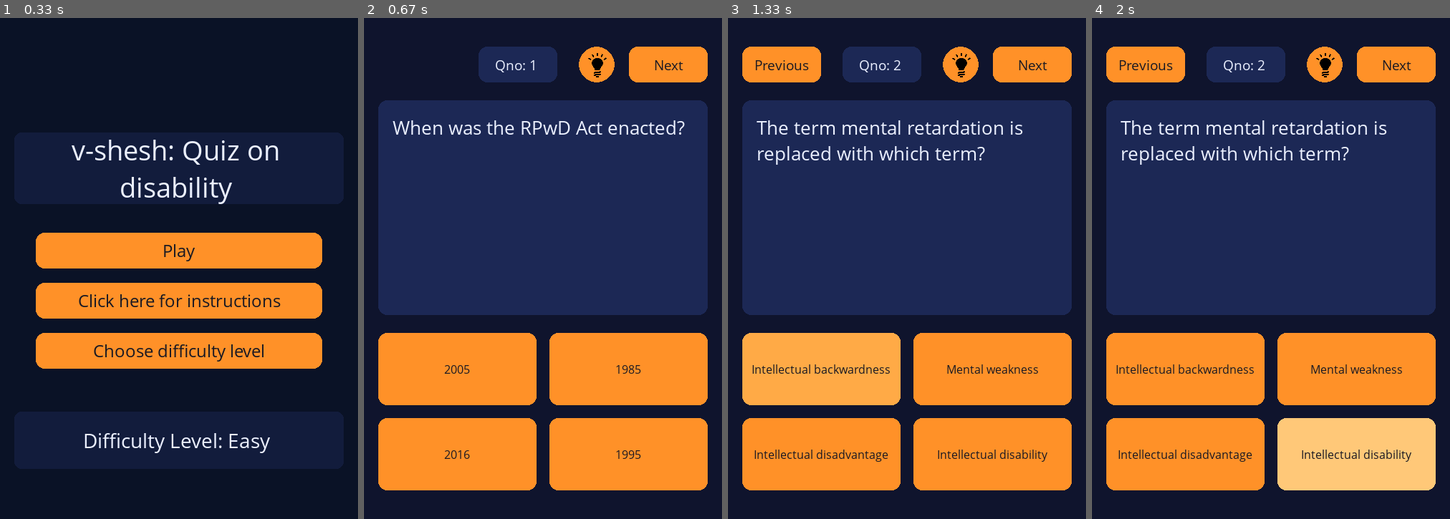
Above: before the commit, frames 1-4 (left to right).
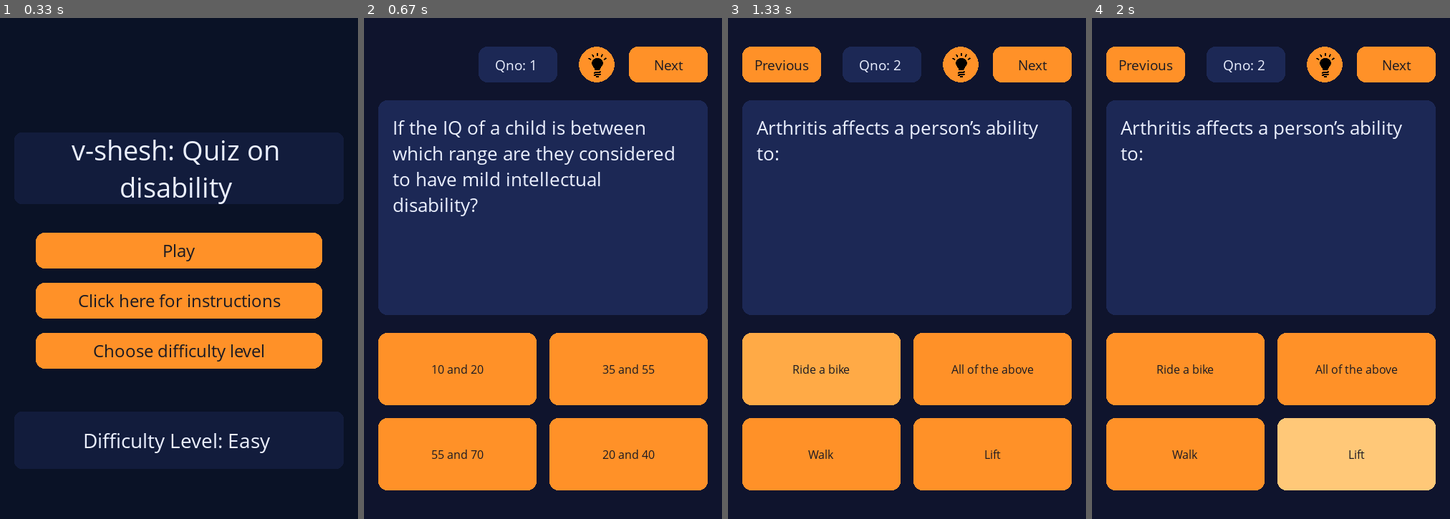
Above: after the commit, the same moments.

Repository: nithinbadicodes/pygame-quiz-game
Game: pygame game, started from main.py
The game is run twice, just before and just after one commit, with the same random seed, the same clock (stepped at 60 frames per second) and the same inputs.
Inputs (mouse positions are in pixels of both pictures, inside the frame that each line leads up to):
- Up to frame 1 (0.33 s): no input
- Up to frame 2 (0.67 s): click (657, 253) at 0.38 s
- Up to frame 3 (1.33 s): click "Next" at 0.72 s; click (796, 383) at 1.05 s
- Up to frame 4 (2 s): click (1403, 443) at 1.38 s; click (1278, 98) at 1.72 s

Frame 1 is identical in both runs. In frame 2, 3.1% of the frame differs, in the area x 8-90%, y 20-88%; in frame 3, 2.7%; in frame 4, 2.7%.

Commit message:
Made changes to questions(easy,medium,hard) files

Diff:
--- a/data/easy_questions.py
+++ b/data/easy_questions.py
@@ -189,7 +189,36 @@
         ],
         "answer": "Anxiety disorder",
         "hint": "A phobia is a type of anxiety-related condition."
-    }
+    },
+    { "question": "What’s the International Symbol of Access (ISA)?",
+    "options": ["A person with a walking stick",
+                "A wheelchair icon",
+                "A hearing aid symbol",
+                "A dove icon"],
+    "answer": "A wheelchair icon",
+    "hint": "This accessibility symbol is commonly seen on parking spaces and building entrances." },
+
+{ "question": "Which of these could be examples of non-visible disabilities?",
+    "options": ["Autism",
+                "Dyslexia",
+                "All of the above",
+                "Chronic pain"],
+    "answer": "All of the above",
+    "hint": "Some disabilities are not immediately visible to others." },
+    { "question": "Arthritis affects a person’s ability to:",
+    "options": ["Walk",
+                "Ride a bike",
+                "Lift",
+                "All of the above"],
+    "answer": "All of the above",
+    "hint": "This condition affects joints and movement in everyday activities." },
+
+{ "question": "Which of these Indian films features a character with Dyslexia?",
+    "options": ["Black", "Iqbal", "Taare Zameen Par", "Barfi!"],
+    "answer": "Taare Zameen Par",
+    "hint": "This popular Indian film tells the story of a child struggling with reading difficulties." },
+
+
 ]
 
 
--- a/data/hard_questions.py
+++ b/data/hard_questions.py
@@ -100,7 +100,86 @@
         ],
         "answer": "None of the above",
         "hint": "It is a neurodevelopmental condition without a guaranteed prevention method."
-    }
+    },
+    { "question": "Which of the following is the correct origin story of the football huddle?",
+"options": ["It was invented by Knute Rockne to confuse opposing defenses.",
+            "It was invented by a Gallaudet University quarterback to hide sign language play calls.",
+            "It was designed to allow players to rest during long, slow-paced games.",
+            "It was invented at the University of Michigan to discuss penalty calls"],
+"answer": "It was invented by a Gallaudet University quarterback to hide sign language play calls.",
+"hint": " This innovation came from a university famous for educating deaf and hard-of-hearing students."},
+
+{ "question": "How do people who are born blind tell the difference between the denominations of the Canadian bills?",
+
+### Too long option -> shorten option 2
+"options": ["In the upper right-hand corner, on the front side of the bill, there is braille.",
+            "Each denomination is a different physical size, with higher-value bills being longer than lower-value ones." ## too long,
+            "Each bill features a unique scent in the ink, such as maple for $100 and pine for $20.",
+            "The holographic strip on the front of the bill has a distinct rough texture for each specific value."],
+"answer": "In the upper right-hand corner, on the front side of the bill, there is braille.",
+"hint": " A tactile writing system made of raised dots helps visually impaired people read information."
+ },
+ { "question": "What event in 1925 forced Frida Kahlo to start painting seriously?",
+    "options": ["A fire in her home",
+                "A terrible bus accident",
+                "The death of her father",
+                "Winning an art competition"],
+    "answer": "A terrible bus accident",
+    "hint": "This event happened when she was 18." },
+
+    { "question": "How many Paralympic gold medals does swimmer Ellie Simmonds have?",
+    "options": ["7", "5", "3", "9"],
+    "answer": "5",
+    "hint": "This British swimmer became famous for her achievements in the Paralympics." },
+
+{ "question": "How long does a game of blind football last?",
+    "options": ["40 minutes", "90 minutes", "1 hour", "30 minutes"],
+    "answer": "40 minutes",
+    "hint": "This adapted version of football is played by visually impaired athletes." },
+    { "question": "The American with Disabilities Act is the U.S. law that finally guaranteed equal rights for people with disabilities. What year did the ADA become a law?",
+    "options": ["1936", "1985", "1990", "2002"],
+    "answer": "1990",
+    "hint": "This important U.S. civil rights law protects people with disabilities from discrimination." },
+
+{ "question": "Which of the following is NOT a regulation that requires equal access?",
+    "options": ["The Americans with Disabilities Act",
+                "Section 504 and Section 508 of the Rehabilitation Act",
+                "CVAA - The 21st Century Communications and Video Accessibility Act",
+                "The Individuals with Disabilities Education Act"],
+    "answer": "The Individuals with Disabilities Education Act",
+    "hint": "One of these laws focuses on education rather than equal accessibility regulations." },
+
+{ "question": "What was the first international law to set a minimum standard for rights for people with disabilities?",
+    "options": ["Marrakesh Treaty",
+                "The Convention on the Rights of Persons with Disabilities",
+                "EU Mandate 376",
+                "The Americans With Disabilities Act"],
+    "answer": "The Convention on the Rights of Persons with Disabilities",
+    "hint": "This United Nations treaty protects the rights and dignity of persons with disabilities." },
+
+{ "question": "The Accessibility for Ontarians with Disabilities Act aims to identify remove and prevent barriers for people with disabilities. What year did the AODA come about?",
+    "options": ["1979", "1988", "1990", "2005"],
+    "answer": "2005",
+    "hint": "This Canadian accessibility law focuses on removing barriers in Ontario." },
+
+{ "question": "Men of Northern European ancestry are most likely to have color blindness. What percentage of those men have the most common form of color blindness?",
+    "options": ["Less than 1%", "2-4%", "4-8%", "9-12%"],
+    "answer": "4-8%",
+    "hint": "This vision condition affects the ability to distinguish certain colors." },
+
+{ "question": "How many individuals worldwide have hearing loss?",
+    "options": ["Up to 100 million people",
+                "100-300 million people",
+                "300-500 million people",
+                "More than 500 million people"],
+    "answer": "300-500 million people",
+    "hint": "Hearing loss affects hundreds of millions of people worldwide." }
+
+
+
+
+
+
 ]
 
 
--- a/data/medium_questions.py
+++ b/data/medium_questions.py
@@ -155,7 +155,82 @@
         ],
         "answer": "Cerebral Palsy",
         "hint": "This condition affects movement, muscle tone, and posture due to early brain damage."
-    }
+    },
+    { "question": "When interacting with people who have disabilities which of the following are acceptable?",
+    "options": ["Leading someone with a visual impairment after having first asked for their permission",
+                "Helping a person who stutters finish their words or sentences",
+                "Help someone by pushing their manual chair",
+                "Talking loudly or slowly to someone with a hearing impairment"],
+    "answer": "Leading someone with a visual impairment after having first asked for their permission",
+    "hint": " Good disability etiquette means asking before offering physical assistance." },
+
+{ "question": "When referring to those under the classification of disability what phrases are generally acceptable?",
+    "options": ["Disabled", "Autistic child", "Hard of hearing", "Handicapped"],
+    "answer": "Hard of hearing",
+    "hint": "The respectful term refers to people who have partial hearing loss." },
+
+{ "question": "What are some common misconceptions and stereotypes about persons with disabilities?",
+"options": ["All of the above",
+            ### Too long option answers -> shorten them option 2,3,4
+            "Viewing persons with disabilities as burdens on their families or society rather than recognizing their potential contributions.",
+            "Suspecting that some individuals might be pretending or exaggerating their disabilities to receive benefits or advantages.",
+            "Feeling sorry for people with disabilities and treating them as objects of sympathy rather than as individuals with their own strengths and aspirations."],
+    "answer": "All of the above",
+    "hint": " Think about common negative assumptions society sometimes makes about disabled people." },
+
+    { "question": "How many people in the world are disabled?",
+    "options": ["1 in 10",
+                "1 in 6",
+                "1 in 20",
+                "1 in 100"],
+    "answer": "1 in 6",
+    "hint": "Global disability statistics are often expressed as a fraction of the population." },
+
+{ "question": "What is the most feared disability?",
+    "options": ["Diabetes",
+                "Autism Spectrum Disorders",
+                "Alzheimer’s disease",
+                "Quadriplegia"],
+    "answer": "Alzheimer’s disease",
+    "hint": "This condition involves progressive memory loss and cognitive decline." },
+
+    { "question": "What was the main subject of most of Frida Kahlo's paintings?",
+    "options": ["Self Portraits",
+                "The Humming bird",
+                "The Mexican Revolution",
+                "Portraits of her mother"],
+    "answer": "Self Portraits",
+    "hint": "She was bedridden after the accident when she was 18. She was inspired to start painting shortly after." },
+
+{ "question": "What title is often used to describe Judy Heumann's role in the disability rights movement?",
+    "options": ["The Architect of the ADA",
+                "The Mother of the Disability Rights Movement",
+                "The Founder of the Special Olympics",
+                "The First Lady of Special Education"],
+    "answer": "The Mother of the Disability Rights Movement",
+    "hint": "She was a major leader in the disability rights movement and helped fight for accessibility laws." },
+
+    { "question": "In the 2014 film Margarita with a Straw, the protagonist played by Kalki Koechlin has which condition?",
+    "options": ["Autism",
+                "Cerebral Palsy",
+                "Down syndrome",
+                "Muscular dystrophy"],
+    "answer": "Cerebral Palsy",
+    "hint": "The film follows a young woman in India living with a motor-related neurological condition." },
+
+
+{ "question": "What year did the first Paralympic Games take place?",
+    "options": ["1840", "1976", "1967", "1960"],
+    "answer": "1960",
+    "hint": "The first official Paralympic Games were held in Rome." },
+
+{ "question": "In which country did judo make its Paralympic debut?",
+    "options": ["Japan", "Germany", "South Korea", "Canada"],
+    "answer": "South Korea",
+    "hint": "This martial art sport debuted for visually impaired athletes in the Paralympics." },
+
+
+
 ]
 
 
